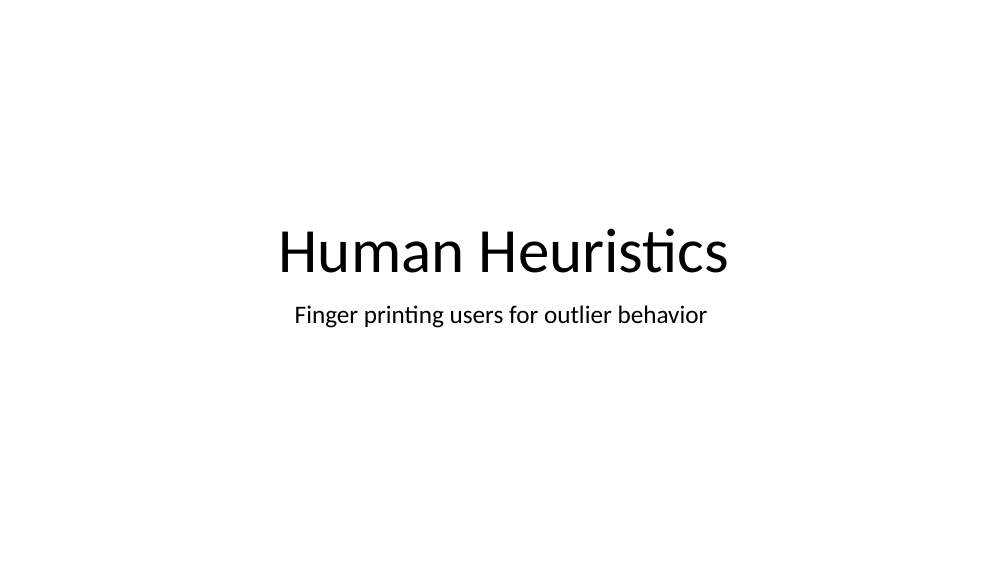
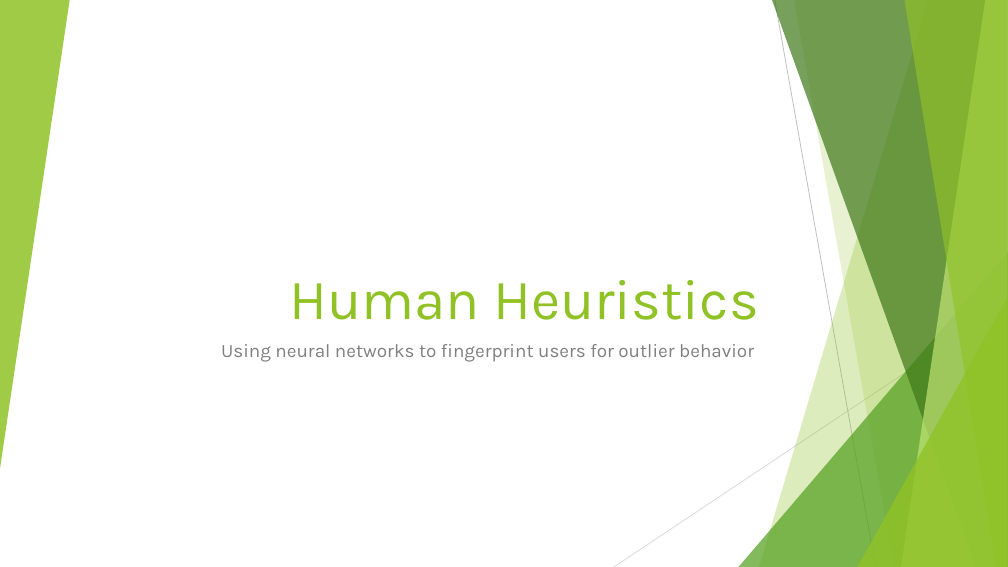
Before and after one commit to EmanSza/2023-hackathon-centennialhacks, a slide deck: slide 1 of notes/Human Hueristics.pptx. Drawn at 1008x567 pixels with LibreOffice and Linux fonts; fonts in the diff are those of the drawing. Boxes give left, top, right and bottom in pixels: in the first picture for what was removed or moved away, otherwise in the second. Text is boxed around its words. In the diff, an @@ line names an element or a change of style, - is before the commit and + after.

```diff
--- a/notes/Human Hueristics.pptx
+++ b/notes/Human Hueristics.pptx
@@ group added at bbox=[0, 0, 1008, 567]: 5 freeform shapes, 3 triangles, 2 lines @@
@@ title "Human Heuristics": place and size @@
-title "Human Heuristics" at bbox=[279, 228, 729, 273]
+title "Human Heuristics" at bbox=[289, 280, 759, 320]
@@ title "Human Heuristics" at bbox=[289, 280, 759, 320]: size 60 to 54 pt, font Calibri to Karla, text colour #000000 to #90C226; alignment centre to right; line spacing 0.9 to 1 @@
@@ subtitle at bbox=[221, 344, 754, 362]: text changed; size 24 to 18 pt; font Calibri to Karla; text colour #000000 to #808080 @@
-Finger printing users for outlier behavior
+Using neural networks to fingerprint users for outlier behavior
```
Also in this commit, not shown: 8 other slides changed, 1 slide added.
